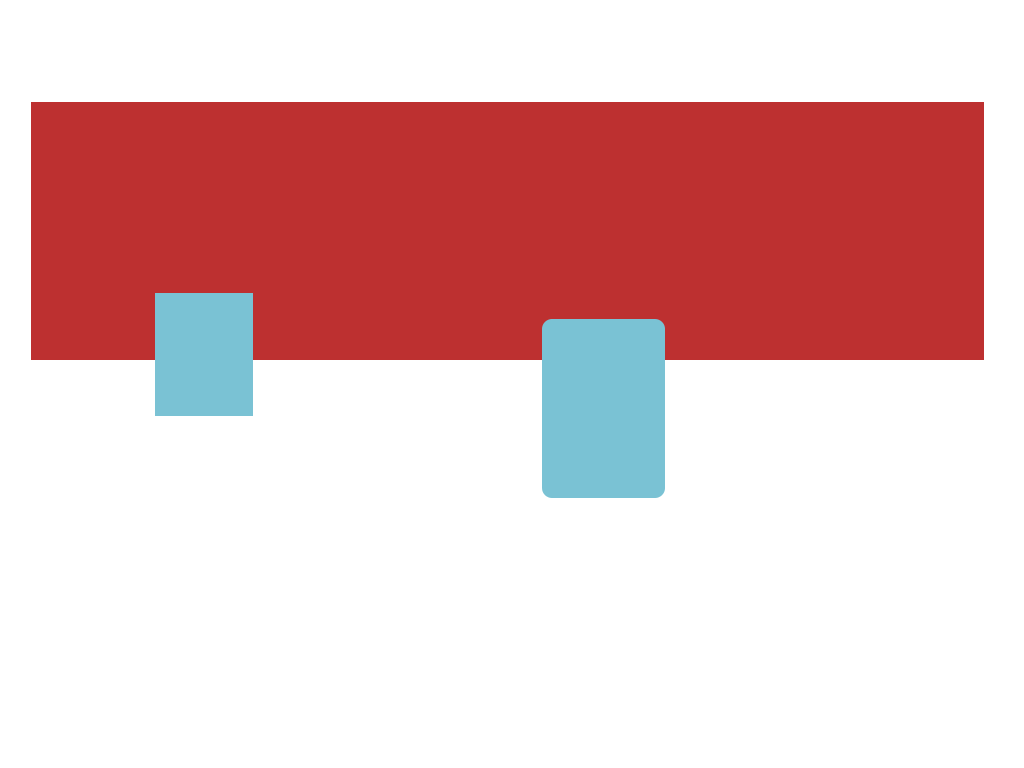
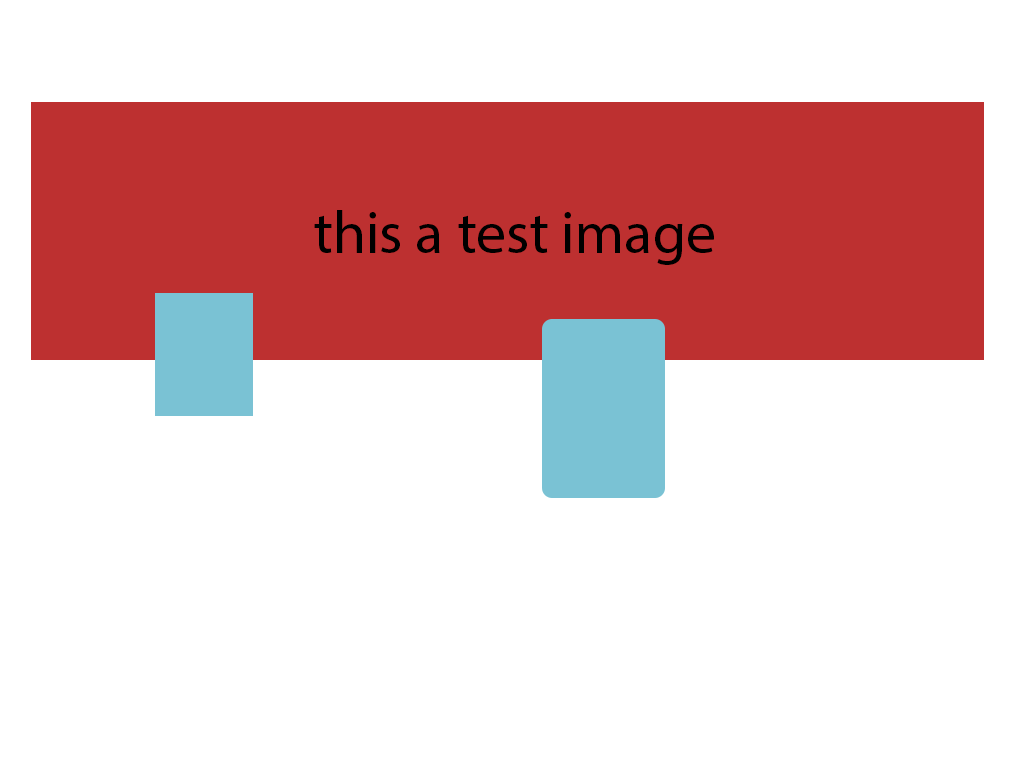
Layers edited between the first and the second 1024x768 image:
moved "this a test image" above "Rectangle 2" over [314, 210, 714, 265]
